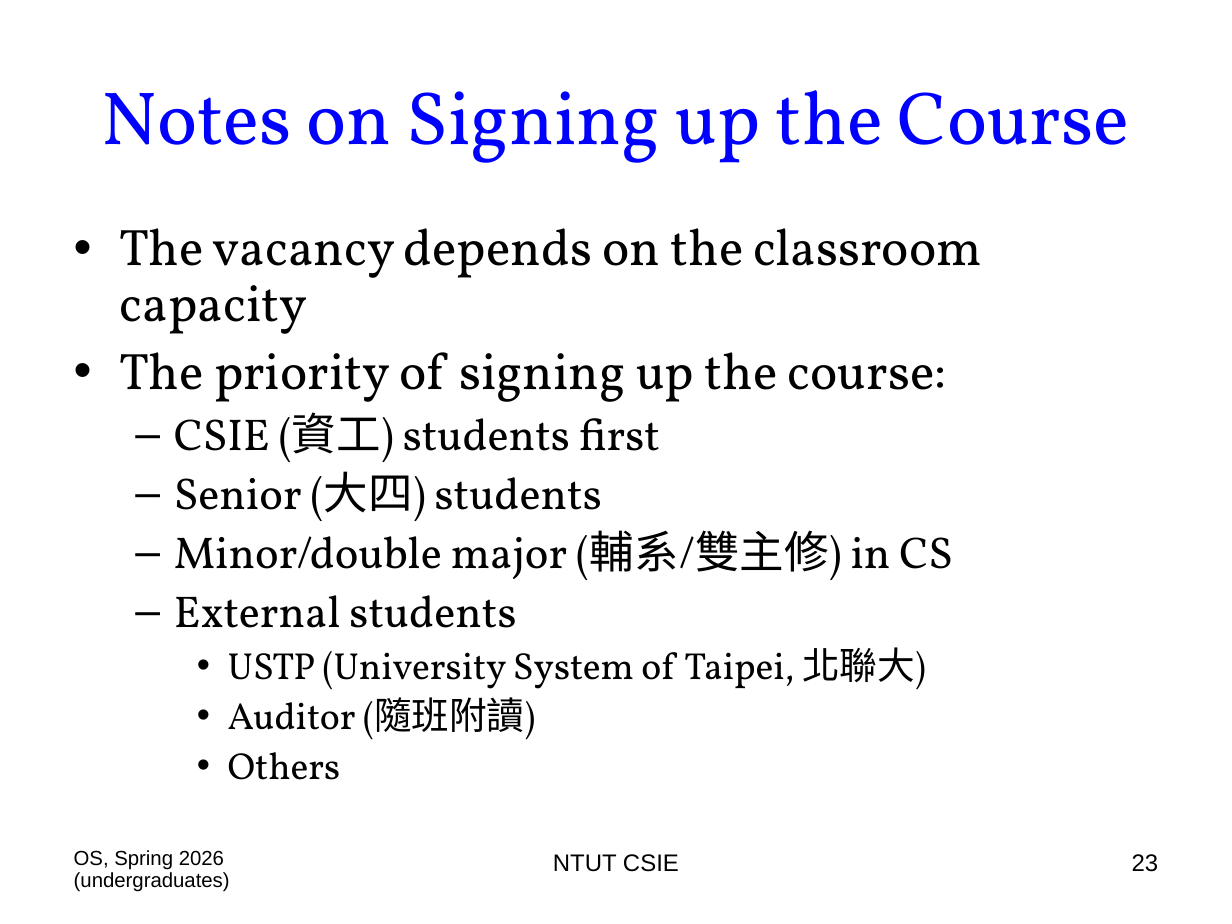
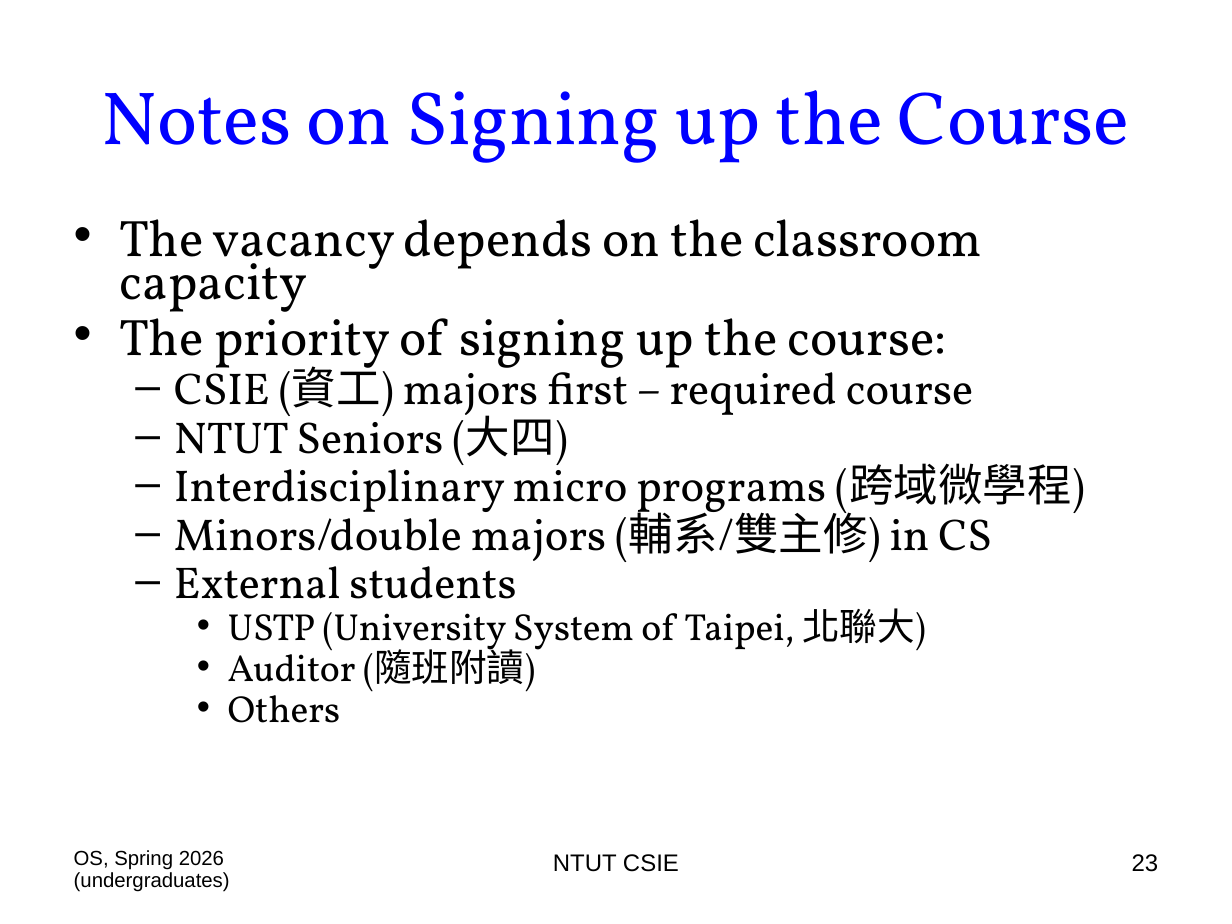
Before and after one commit to chriswjh/chriswjh.github.io, a slide deck: slide 23 of OSu/00-Overview.ppt. Drawn at 1232x924 pixels with LibreOffice and Linux fonts; fonts in the diff are those of the drawing. Boxes give left, top, right and bottom in pixels: in the first picture for what was removed or moved away, otherwise in the second. Text is boxed around its words. In the diff, an @@ line names an element or a change of style, - is before the commit and + after.

```diff
--- a/OSu/00-Overview.ppt
+++ b/OSu/00-Overview.ppt
@@ text at bbox=[120, 219, 982, 723]: line spacing 0.9 to 0.7 @@
@@ text at bbox=[174, 362, 1085, 570]: text changed @@
-  – CSIE (資工) students first
-  – Senior (大四) students
-  – Minor/double major (輔系/雙主修) in CS
+  – CSIE (資工) majors first – required course
+  – NTUT Seniors (大四)
+  – Interdisciplinary micro programs (跨域微學程)
+  – Minors/double majors (輔系/雙主修) in CS
```
Also in this commit, not shown: 5 other slides changed, 1 other file.
